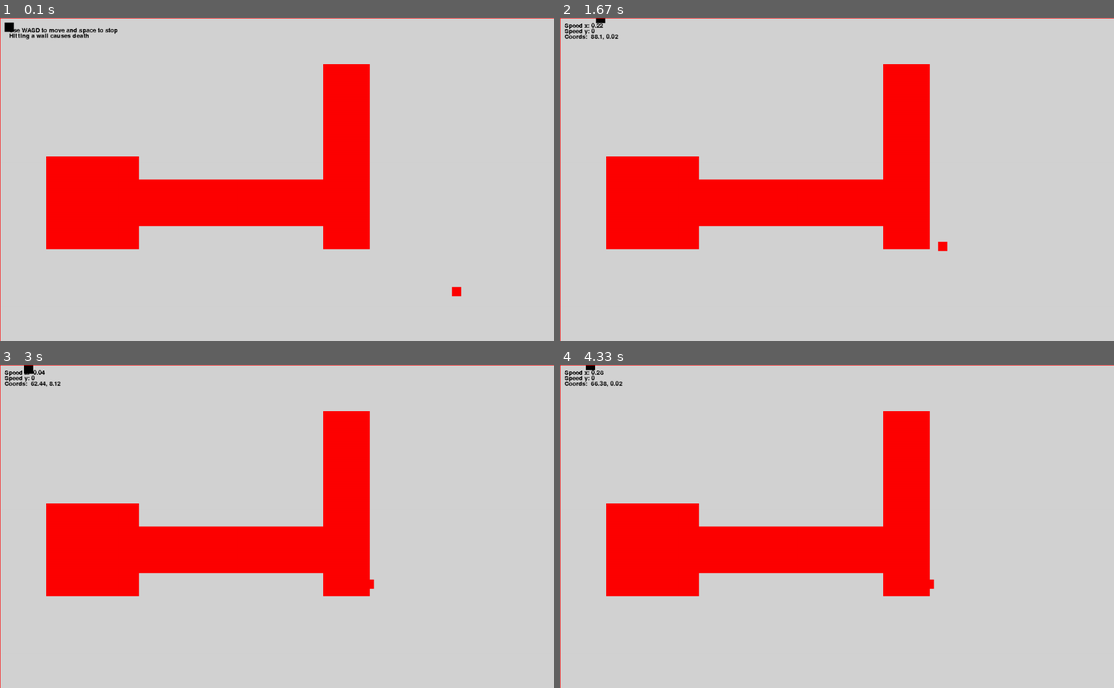
Above: before the commit, frames 1-4 (two rows, left to right).
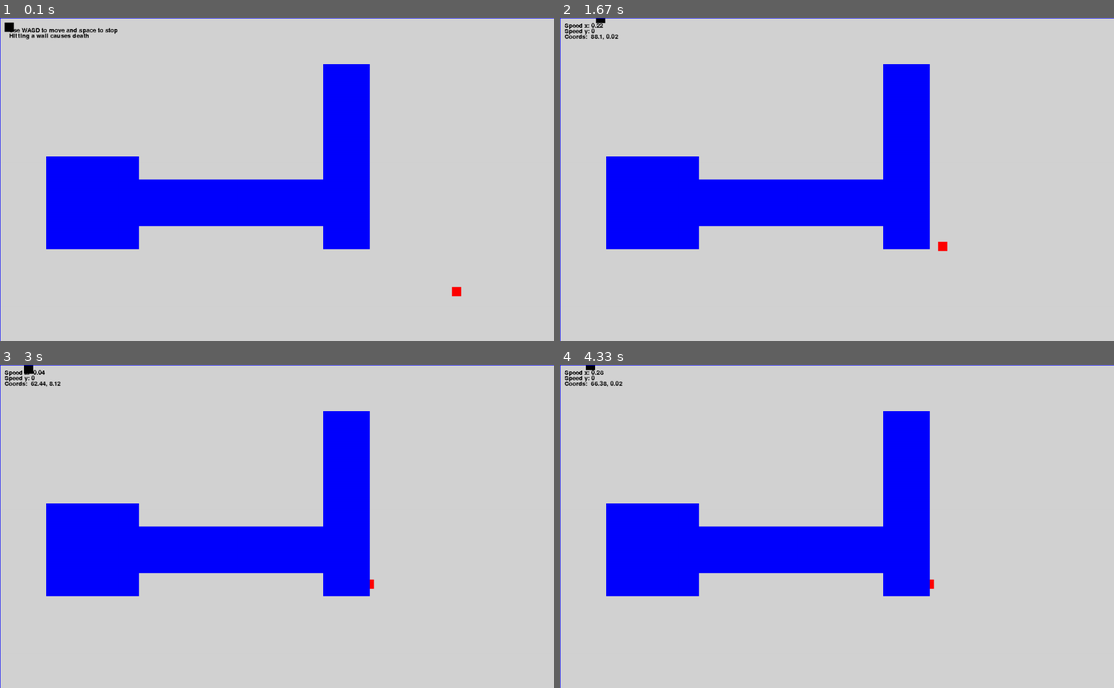
Above: after the commit, the same moments.

Repository: rjremillard/Coding-from-A-Level
Game: pygame game, started from _Pygame/Car_game.py
Same seed, same stepped clock (60 frames per second), same inputs: the game is played once before the commit and once after it.
Inputs:
- Up to frame 1 (0.1 s): no input
- Up to frame 2 (1.67 s): hold D 0.33-0.8 s; hold W 0.83-1.13 s; hold D 1.17-1.63 s
- Up to frame 3 (3 s): hold A 1.67-2.2 s; hold S 2.23-2.53 s; tap Space at 2.57, 2.97 s; hold A from 2.9 s (still down)
- Up to frame 4 (4.33 s): tap Space at 3.27, 3.4, 3.8, 4.1 s; release A at 3.3 s; hold W 3.33-3.7 s; hold D from 3.73 s (still down)

The runs differ from the first frame. In frame 1, 15% of the frame differs, in the area x 0-100%, y 0-100%; in frame 2, 15%; in frame 3, 15%; in frame 4, 15%.

Commit message:
Added death

Diff:
--- a/_Pygame/Car_game.py
+++ b/_Pygame/Car_game.py
@@ -22,10 +22,13 @@
 WHITE = (255, 255, 255)
 GREY = (211, 211, 211)
 RED = (255, 0, 0)
+BLUE = (0, 0, 255)
 
 pygame.font.init()
 FONT = pygame.sysfont.SysFont("Comfortaa", 20)
+BIG_FONT = pygame.sysfont.SysFont("Comfortaa", 50)
 START_TEXT = "Use WASD to move and space to stop\nHitting a wall causes death".split("\n")
+DEATH_TEXT = "You have died".split("\n")
 
 FPS = 120
 SIZE = (1200, 700)
@@ -35,7 +38,7 @@
 
 # Boundary class
 class Boundary:
-	def __init__(self, *points: Tuple[int, int], colour: Tuple[int, int, int] = RED):
+	def __init__(self, *points: Tuple[int, int], colour: Tuple[int, int, int] = BLUE):
 		""":param points: 2-dimensional array of coords of 4 vertices, from TL clockwise"""
 		if len(points) != 4:
 			raise Warning("Boundaries require 4 points to work properly")
@@ -97,7 +100,15 @@
 		# Calculate vector
 		diffX, diffY = player_coords[0] - self.coords[0], player_coords[1] - self.coords[1]
 		vectorMag = pow(pow(abs(diffX), 2) + pow(abs(diffY), 2), .5)
-		changeX, changeY = (diffX / vectorMag) * self.maxSpeed, (diffY / vectorMag) * self.maxSpeed
+		try:
+			changeX = (diffX / vectorMag) * self.maxSpeed
+		except ZeroDivisionError:
+			changeX = 0
+
+		try:
+			changeY = (diffY / vectorMag) * self.maxSpeed
+		except ZeroDivisionError:
+			changeY = 0
 
 		# Apply directions
 		tmpX = self.coords[0] + changeX
@@ -130,9 +141,9 @@
 ]
 
 player = Player(5)
-enemy = Enemy(1, RED)
-
-done, keypress = False, False
+enemies = [Enemy(1, RED)]
+
+done, keypress, dead = False, False, False
 keysDown = {"w": False, "s": False, "a": False, "d": False}
 while not done:
 	enemyMove = False
@@ -140,33 +151,46 @@
 	for ev in pygame.event.get():
 		if ev.type == pygame.QUIT:  # Quit
 			done = True
-		elif ev.type == pygame.KEYDOWN:  # Keypress
-			keypress, enemyMove = True, True
-			for key in "wasd":
-				if eval(f"ev.key == pygame.K_{key}"):
-					keysDown[key] = True
-			if ev.key == pygame.K_SPACE:
+
+		if not dead:
+			if ev.type == pygame.KEYDOWN:  # Keypress
+				keypress, enemyMove = True, True
+				for key in "wasd":
+					if eval(f"ev.key == pygame.K_{key}"):
+						keysDown[key] = True
+				if ev.key == pygame.K_SPACE:
+					player.speeds = [0, 0]
+
+			elif ev.type == pygame.KEYUP:
+				for key in "wasd":
+					if eval(f"ev.key == pygame.K_{key}"):
+						keysDown[key] = False
+
+	if not dead:
+		# Sort key presses
+		for key in "ws":
+			if keysDown[key]:
+				changeY = KEY_VALUES[key]
+
+		for key in "ad":
+			if keysDown[key]:
+				changeX = KEY_VALUES[key]
+
+		screen.fill(GREY)
+
+		# Update player and enemy
+		player.update(changeX, changeY, *BOUNDARIES)
+		pygame.draw.rect(screen, player.colour, (player.coords[0]-10, player.coords[1]-10, 20, 20))
+
+		for enemy in enemies:
+			enemy.update(player.coords, *BOUNDARIES)
+			pygame.draw.rect(screen, enemy.colour, (enemy.coords[0]-10, enemy.coords[1]-10, 20, 20))
+
+			# Check if player has been hit
+			if player.coords[0]-2 < enemy.coords[0] < player.coords[0]+22\
+					and player.coords[1]-2 < enemy.coords[1] < player.coords[1]+22:
+				dead = True
 				player.speeds = [0, 0]
-
-		elif ev.type == pygame.KEYUP:
-			for key in "wasd":
-				if eval(f"ev.key == pygame.K_{key}"):
-					keysDown[key] = False
-
-	for key in "ws":
-		if keysDown[key]:
-			changeY = KEY_VALUES[key]
-
-	for key in "ad":
-		if keysDown[key]:
-			changeX = KEY_VALUES[key]
-
-	player.update(changeX, changeY, *BOUNDARIES)
-	enemy.update(player.coords, *BOUNDARIES)
-
-	screen.fill(GREY)
-	pygame.draw.rect(screen, player.colour, (player.coords[0]-10, player.coords[1]-10, 20, 20))
-	pygame.draw.rect(screen, enemy.colour, (enemy.coords[0]-10, enemy.coords[1]-10, 20, 20))
 
 	# Displaying text
 	if not keypress:
@@ -188,6 +212,11 @@
 	for bound in BOUNDARIES:
 		pygame.draw.polygon(screen, bound.colour, bound.pointList)
 
+	# Draw death text now (over boundaries)
+	if dead:
+		line = BIG_FONT.render("You have died", -10, BLACK)
+		screen.blit(line, (SIZE[0]/2 - 60, SIZE[1]/2 - 20))
+
 	# Sort screen
 	pygame.display.flip()
 	clock.tick(FPS)
